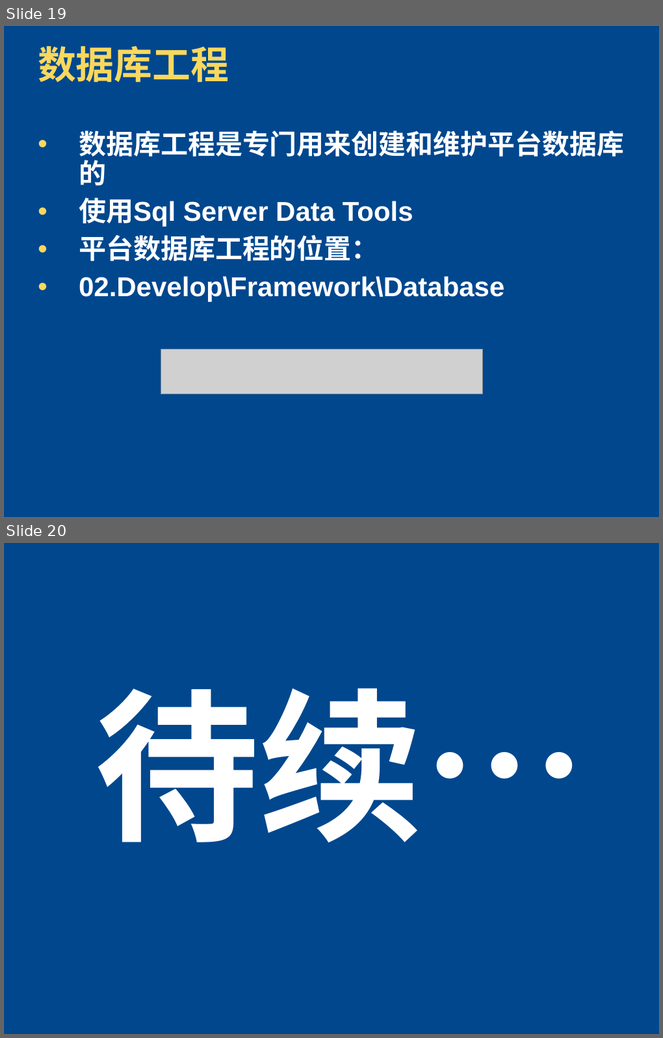
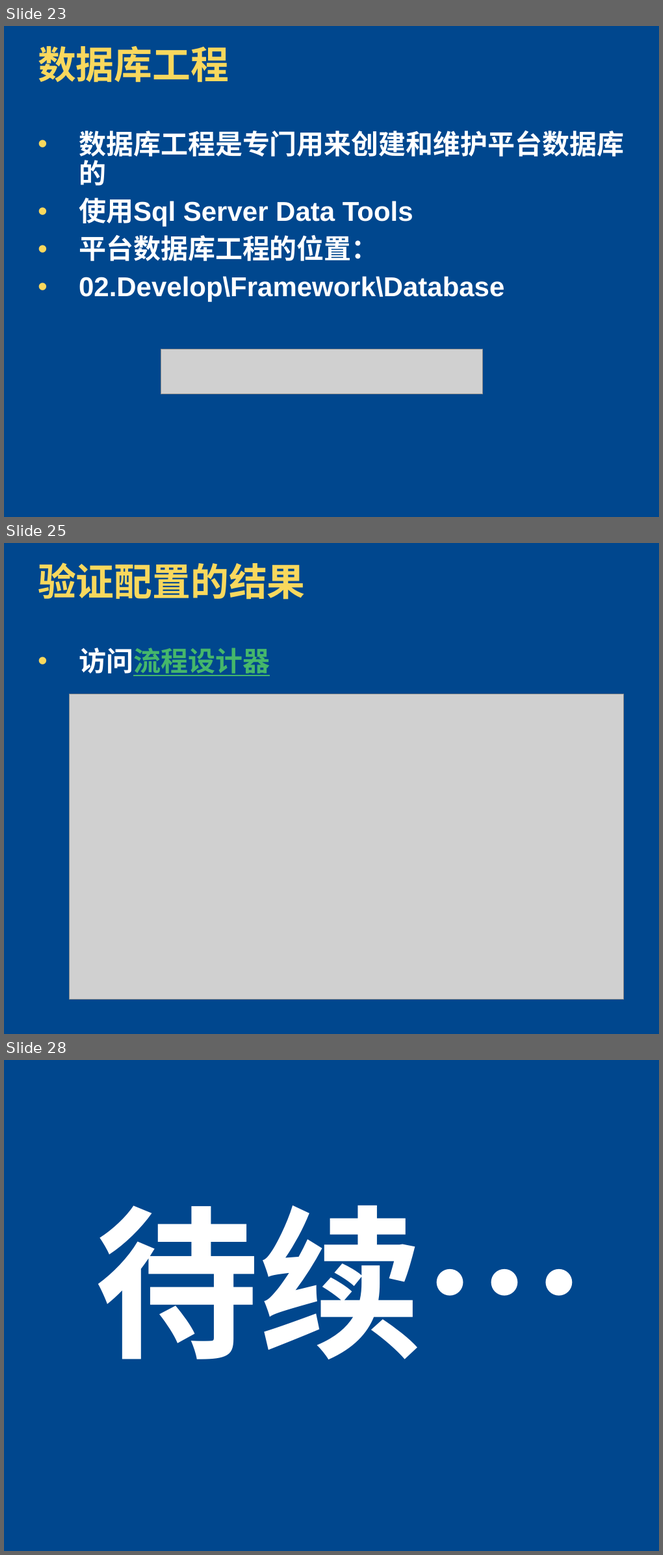
Before and after one commit to zhshen/AK47Documents, a slide deck: 平台开发培训/01-MCS.Framework Dev-Environment.pptx. Shown one above the other, each under a label of ours: slides 19 and 20 before the commit, slides 23, 25 and 28 after it; the slides between them are not shown. The pictures are 663x1038 and 663x1555 pixels, drawn with LibreOffice and Linux fonts; fonts in the diff are those of the drawing; grey boxes stand for pictures; background and template pictures are left out. Boxes give left, top, right and bottom in pixels: in the first picture for what was removed or moved away, otherwise in the second. Text is boxed around its words. In the diff, an @@ line names an element or a change of style, - is before the commit and + after.

Commit message:
调整配置文档的一些示例。按照最新的版本来配置。

```diff
--- a/平台开发培训/01-MCS.Framework Dev-Environment.pptx
+++ b/平台开发培训/01-MCS.Framework Dev-Environment.pptx
@@ slide 25 added at bbox=[4, 543, 659, 1034], background picture (left out) @@
@@ title added at bbox=[38, 563, 306, 600], 42 pt, text #F9D85D, bold @@
+验证配置的结果
@@ text added at bbox=[79, 648, 270, 676], 30 pt, text #45B76B, bold, underline @@
+• 访问流程设计器
@@ picture added at bbox=[70, 694, 624, 1000] @@
@@ what was slide 19 is now slide 23 @@
@@ what was slide 20 is now slide 28 @@
```
Also in this commit, not shown: 9 slides changed, 7 other slides added.
